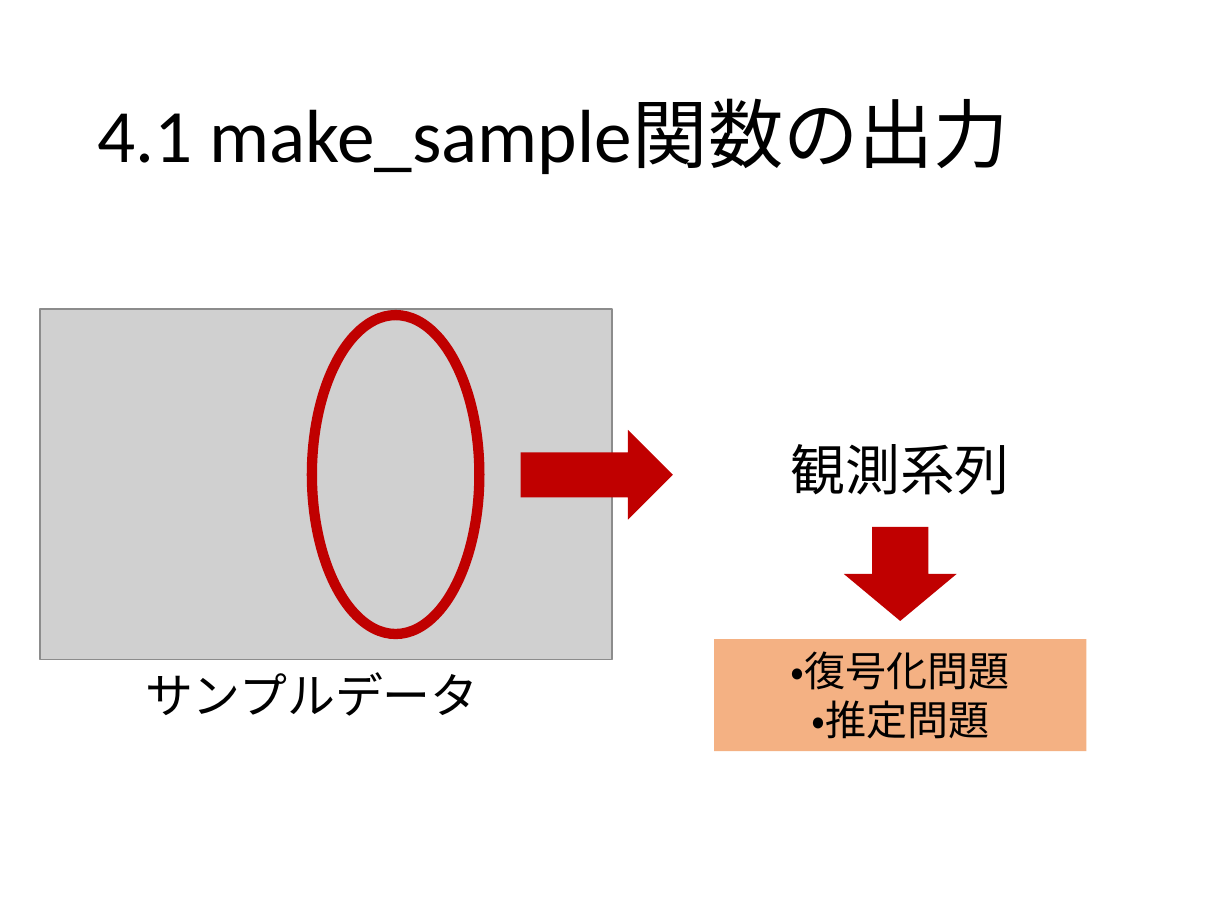
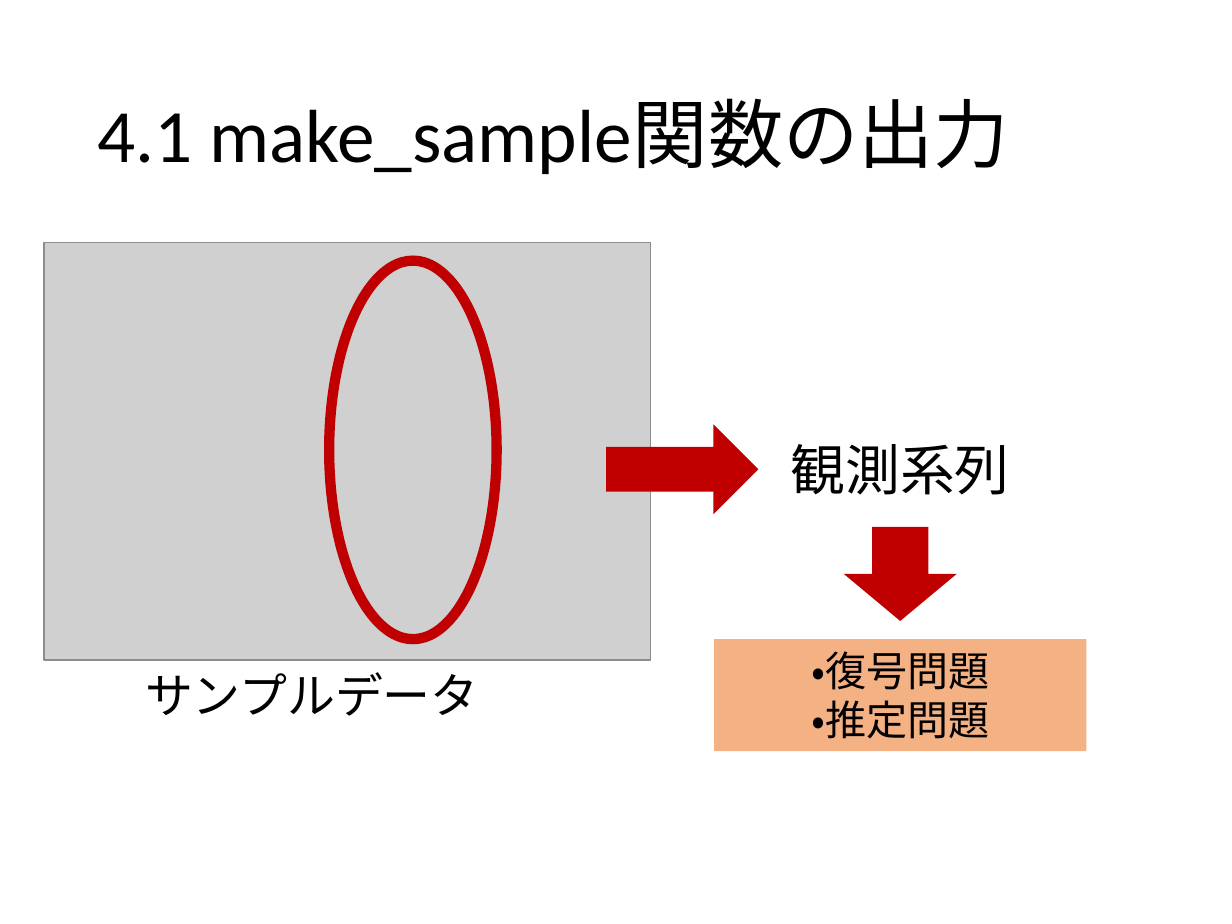
Before and after one commit to 2017B4/rinko, a slide deck: slide 16 of 輪講実習.pptx (slide 15 before the commit). Drawn at 1232x924 pixels with LibreOffice and Linux fonts; fonts in the diff are those of the drawing; grey boxes stand for pictures. Boxes give left, top, right and bottom in pixels: in the first picture for what was removed or moved away, otherwise in the second. Text is boxed around its words. In the diff, an @@ line names an element or a change of style, - is before the commit and + after.

```diff
--- a/輪講実習.pptx
+++ b/輪講実習.pptx
@@ picture: place and size @@
-picture at [39,309,611,660]
+picture at [44,243,650,660]
@@ ellipse: place and size @@
-ellipse at [312,315,479,634]
+ellipse at [329,261,496,639]
@@ right arrow: place and size @@
-right arrow at [521,430,674,520]
+right arrow at [606,424,759,514]
@@ text in rectangle at [811,651,989,690]: text changed @@
-・復号化問題
+・復号問題
```
Also in this commit, not shown: 19 other slides changed, 7 slides added, 1 slide removed.
